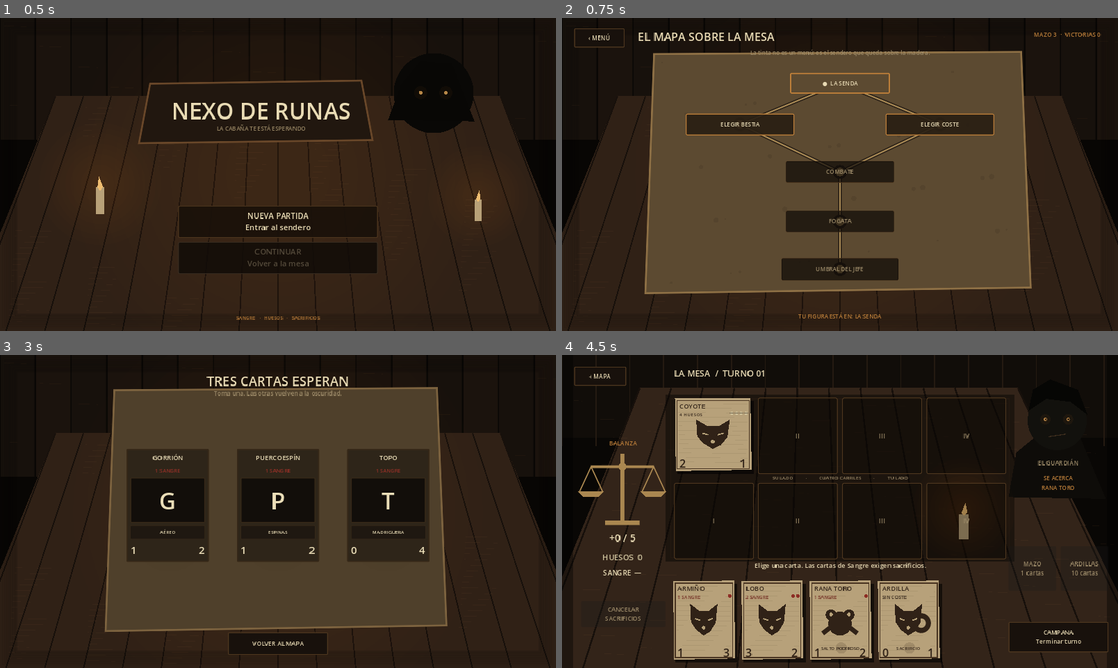
Above: before the commit, frames 1-4 (two rows, left to right).
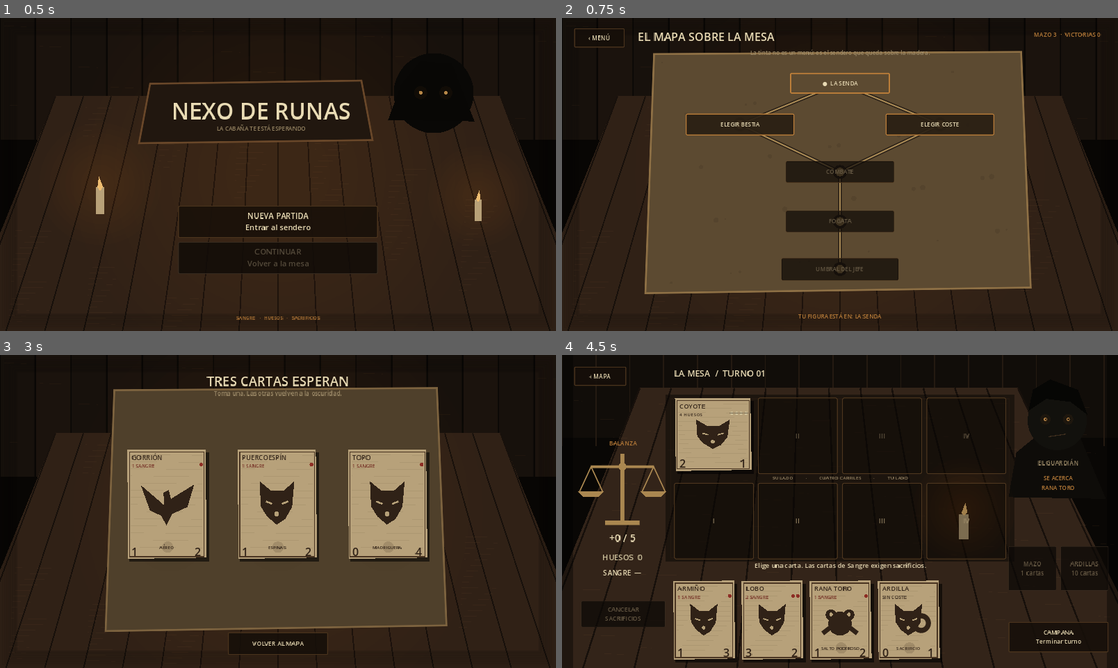
Above: after the commit, the same moments.

Repository: LoloscarPrr/Nexo-de-runas-v2
Game: Godot game, scene res://scenes/main.tscn
Same seed, same stepped clock (60 frames per second), same inputs: the game is played once before the commit and once after it.
Inputs (mouse positions are in pixels of both pictures, inside the frame that each line leads up to):
- Up to frame 1 (0.5 s): no input
- Up to frame 2 (0.75 s): click "NUEVA PARTIDA Entrar al sende…" at 0.5 s
- Up to frame 3 (3 s): click "‹ MENÚ" at 1.25 s; click "CONTINUAR Volver a la mesa" at 2 s; click "ELEGIR BESTIA" at 2.75 s
- Up to frame 4 (4.5 s): click (728, 505) at 3.52 s; click "COMBATE" at 4.25 s

Frame 1 is identical in both runs. In frame 2, 0.1% of the frame differs, in the area x 45-55%, y 48-82%; in frame 3, 15%, in the area x 22-78%, y 30-66%; in frame 4, 0.3%.

Commit message:
Use canonical mockup campaign layer

Diff:
--- a/scripts/main.gd
+++ b/scripts/main.gd
@@ -4,7 +4,7 @@
 ## El mockup es la referencia visual canónica: incluso el menú existe dentro
 ## de la misma cabaña/mesa física y no como una pantalla UI independiente.
 
-const CampaignViewScript = preload("res://scripts/ui/immersive_campaign_view.gd")
+const CampaignViewScript = preload("res://scripts/ui/mockup_campaign_view.gd")
 const CampaignBackdropScript = preload("res://scripts/ui/campaign_backdrop.gd")
 
 const NIGHT := Color8(7, 5, 4)
@@ -54,11 +54,9 @@
 	var vw := maxf(viewport_size.x, 1280.0)
 	var vh := maxf(viewport_size.y, 720.0)
 
-	# Título dentro de la placa física dibujada en la cabaña.
 	_place_in(menu_screen, _label("NEXO DE RUNAS", 52, INK, HORIZONTAL_ALIGNMENT_CENTER), Rect2(vw * 0.27, vh * 0.245, vw * 0.40, 68))
 	_place_in(menu_screen, _label("LA CABAÑA TE ESTÁ ESPERANDO", 13, MUTED, HORIZONTAL_ALIGNMENT_CENTER), Rect2(vw * 0.29, vh * 0.335, vw * 0.36, 28))
 
-	# Las acciones se leen como tablillas sobre la mesa, no como botones Android.
 	var button_w := minf(460.0, vw * 0.38)
 	var button_x := vw * 0.5 - button_w * 0.5
 	var new_game := _menu_button("NUEVA PARTIDA", "Entrar al sendero")
